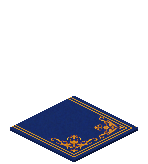
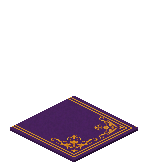
Layer changes from the first 148px x 164px image to the second:
painted on "Iso_Deco_Ground_Carpet_Blue_13", unmasked it over <box>10,97,138,162</box>
renamed "Stripes" to "Iso_Deco_Ground_Carpet_Blue_08", painted on it over <box>10,96,138,162</box>
